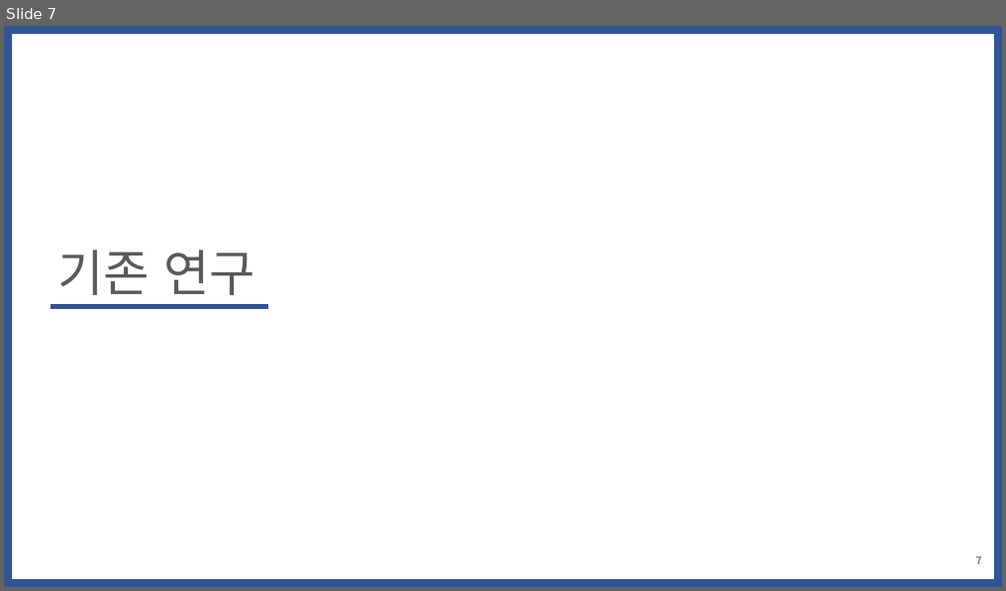
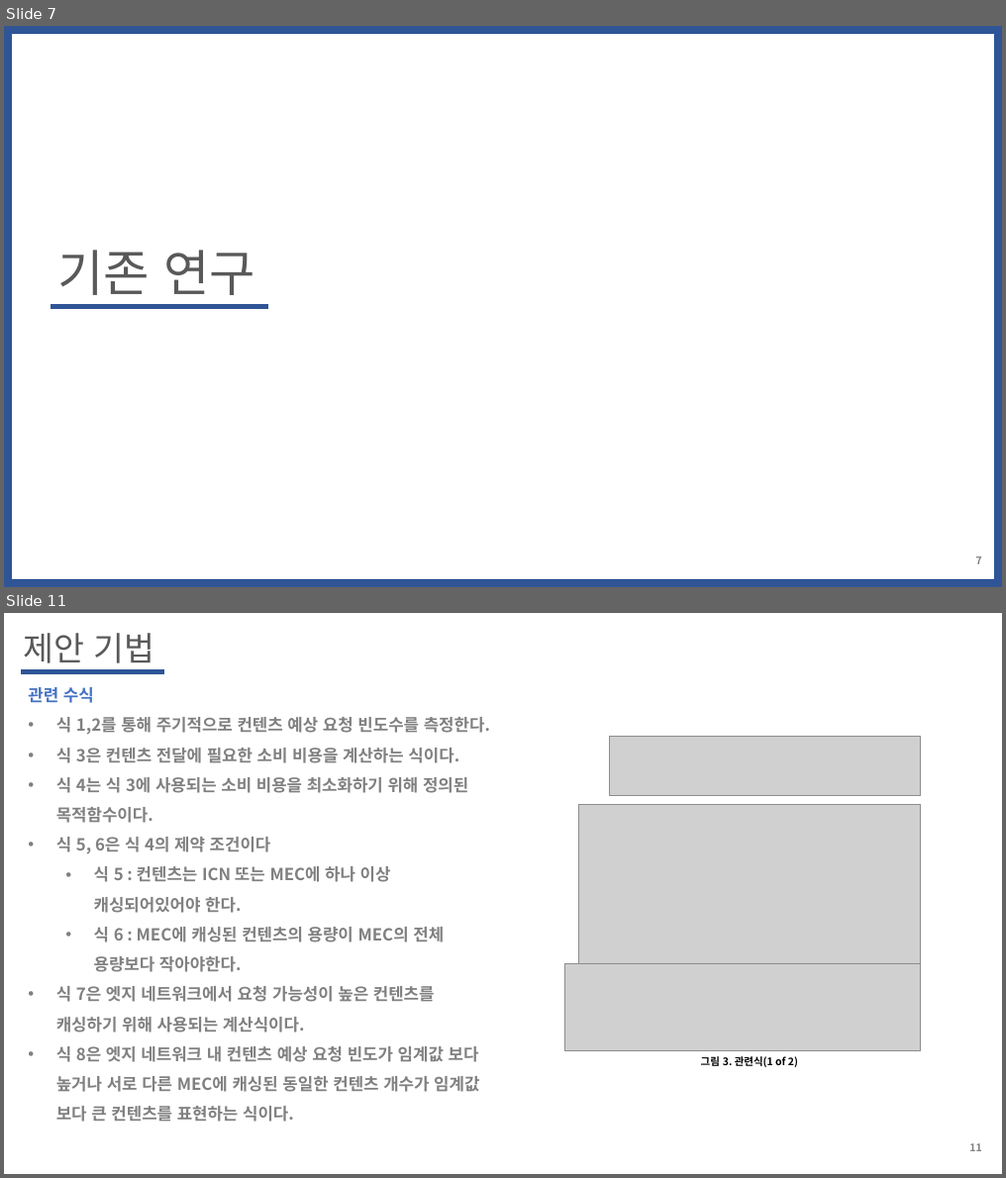
Before and after one commit to WoogiBoogi1129/ICN-NDN, a slide deck: Named-Data-Net/PPT/MEC에서-정보-중심-네트워크-컨텐츠-캐싱-최적화-방안.pptx. Shown one above the other, each under a label of ours: slide 7 before the commit, slides 7 and 11 after it; the slides between them are not shown. The pictures are 1006x591 and 1006x1178 pixels, drawn with LibreOffice and Linux fonts; fonts in the diff are those of the drawing; grey boxes stand for pictures. Boxes give left, top, right and bottom in pixels: in the first picture for what was removed or moved away, otherwise in the second. Text is boxed around its words. In the diff, an @@ line names an element or a change of style, - is before the commit and + after.

```diff
--- a/Named-Data-Net/PPT/MEC에서-정보-중심-네트워크-컨텐츠-캐싱-최적화-방안.pptx
+++ b/Named-Data-Net/PPT/MEC에서-정보-중심-네트워크-컨텐츠-캐싱-최적화-방안.pptx
@@ slide 11 added at (4,613,1002,1174), background #FFFFFF @@
@@ text added at (23,633,154,663), 32 pt, text #595959 @@
+제안 기법
@@ line added from (21, 672) to (165, 672), #2F5597 4.5 pt @@
@@ text added at (28,687,490,1122), 16 pt, text #808080, bold @@
+관련 수식
+• 식 1,2를 통해 주기적으로 컨텐츠 예상 요청 빈도수를 측정한다.
+• 식 3은 컨텐츠 전달에 필요한 소비 비용을 계산하는 식이다.
+• 식 4는 식 3에 사용되는 소비 비용을 최소화하기 위해 정의된 목적함수이다.
+• 식 5, 6은 식 4의 제약 조건이다
+  • 식 5 : 컨텐츠는 ICN 또는 MEC에 하나 이상 캐싱되어있어야 한다.
+  • 식 6 : MEC에 캐싱된 컨텐츠의 용량이 MEC의 전체 용량보다 작아야한다.
+• 식 7은 엣지 네트워크에서 요청 가능성이 높은 컨텐츠를 캐싱하기 위해 사용되는 계산식이다.
+• 식 8은 엣지 네트워크 내 컨텐츠 예상 요청 빈도가 임계값 보다 높거나 서로 다른 MEC에 캐싱된 동일한 컨텐츠 개수가 임계값 보다 큰 컨텐츠를 표현하는 식이다.
@@ group added at (564,736,921,1067): 3 pictures, 1 text @@
+그림 3. 관련식(1 of 2)
@@ page number added at (969,1144,981,1152), 10 pt, text #808080, bold @@
+11
```
Also in this commit, not shown: 3 slides changed, 6 other slides added, 1 other file.
